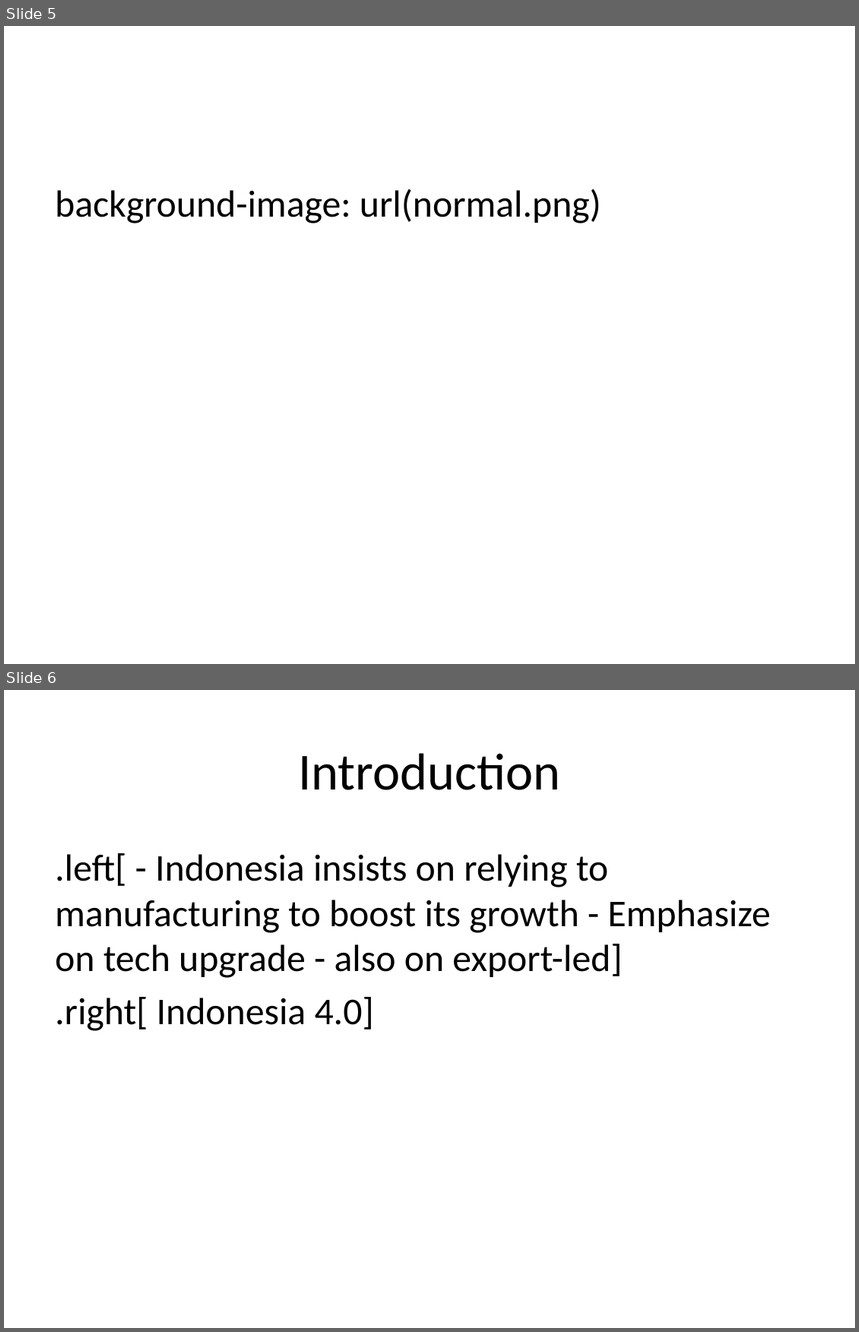
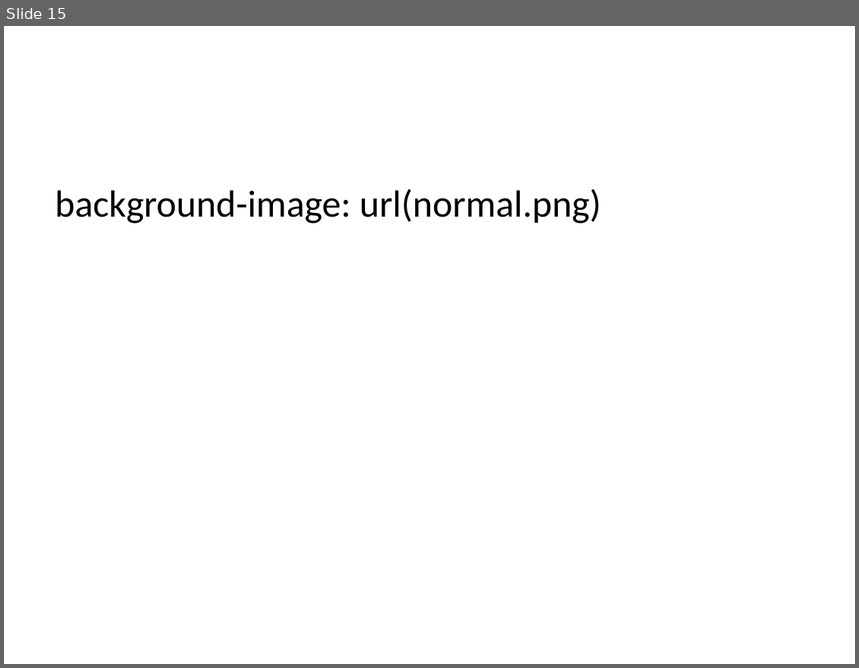
Before and after one commit to imedkrisna/krisna, a slide deck: content/en/slides/paper2/paper2.pptx. Shown one above the other, each under a label of ours: slides 5 and 6 before the commit, slide 15 after it. The pictures are 859x1332 and 859x668 pixels, drawn with LibreOffice and Linux fonts; fonts in the diff are those of the drawing. Boxes give left, top, right and bottom in pixels: in the first picture for what was removed or moved away, otherwise in the second. Text is boxed around its words. In the diff, an @@ line names an element or a change of style, - is before the commit and + after.

```diff
--- a/content/en/slides/paper2/paper2.pptx
+++ b/content/en/slides/paper2/paper2.pptx
@@ slide 6 removed at [4,690,855,1328], background #FFFFFF @@
@@ title removed at [298,753,560,790] @@
-Introduction
@@ text removed at [55,853,771,1031] @@
-.left[ - Indonesia insists on relying to manufacturing to boost its growth - Emphasize on tech upgrade - also on export-led]
-.right[ Indonesia 4.0]
@@ what was slide 5 is now slide 15 @@
```
Also in this commit, not shown: 1 slide changed, 72 slides added, 1 other slide removed, 4 other files.
